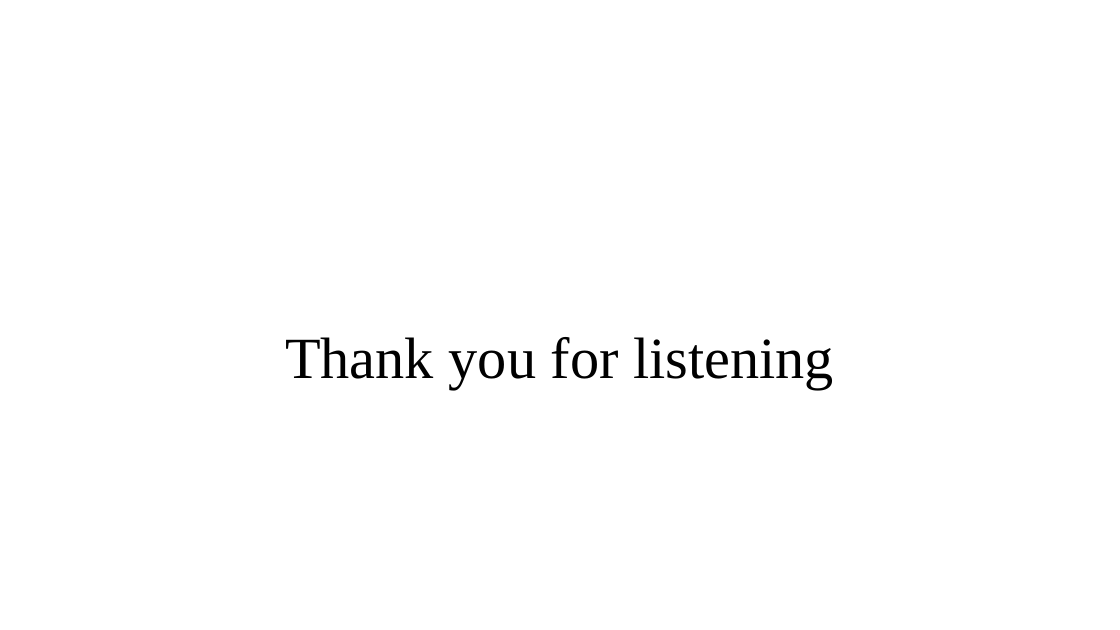
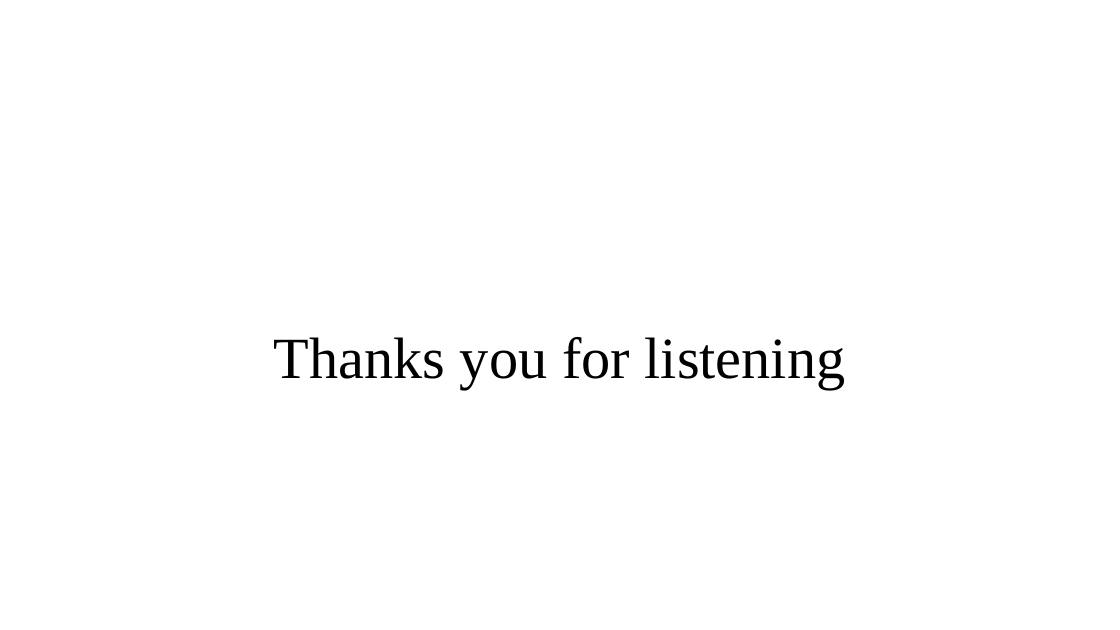
Before and after one commit to ngohungphuc/Presentation, a slide deck: slide 12 of SE.pptx. Drawn at 1120x630 pixels with LibreOffice and Linux fonts; fonts in the diff are those of the drawing. Boxes give left, top, right and bottom in pixels: in the first picture for what was removed or moved away, otherwise in the second. Text is boxed around its words. In the diff, an @@ line names an element or a change of style, - is before the commit and + after.

```diff
--- a/SE.pptx
+++ b/SE.pptx
@@ text at [274,337,846,390]: text changed @@
-Thank you for listening
+Thanks you for listening
```
Also in this commit, not shown: 8 other slides changed.
